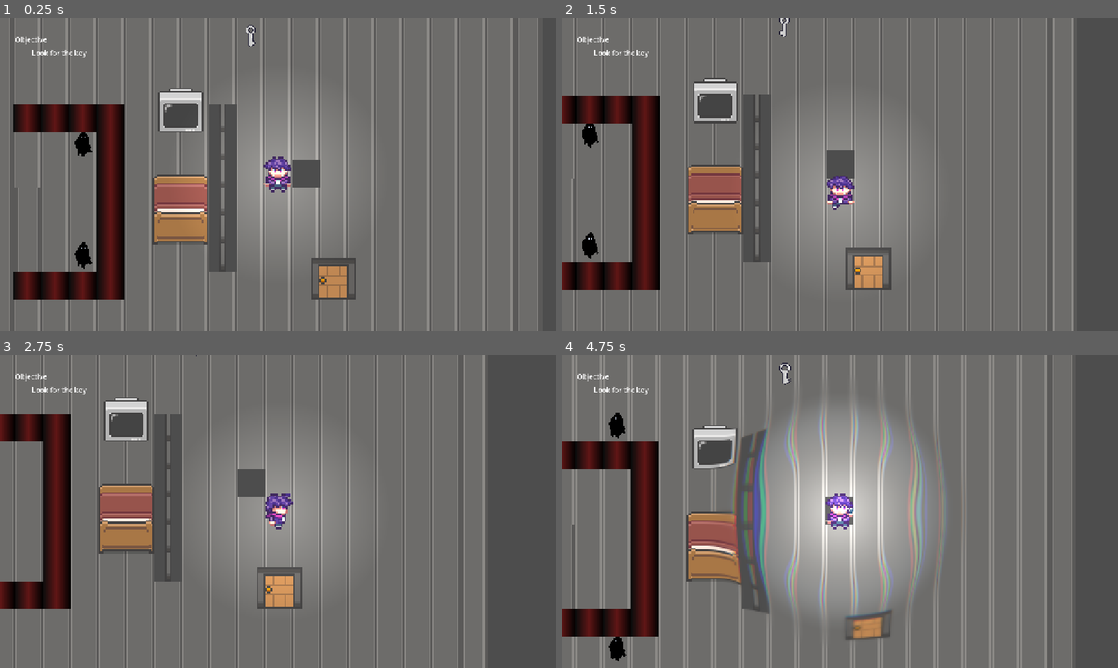
Above: before the commit, frames 1-4 (two rows, left to right).
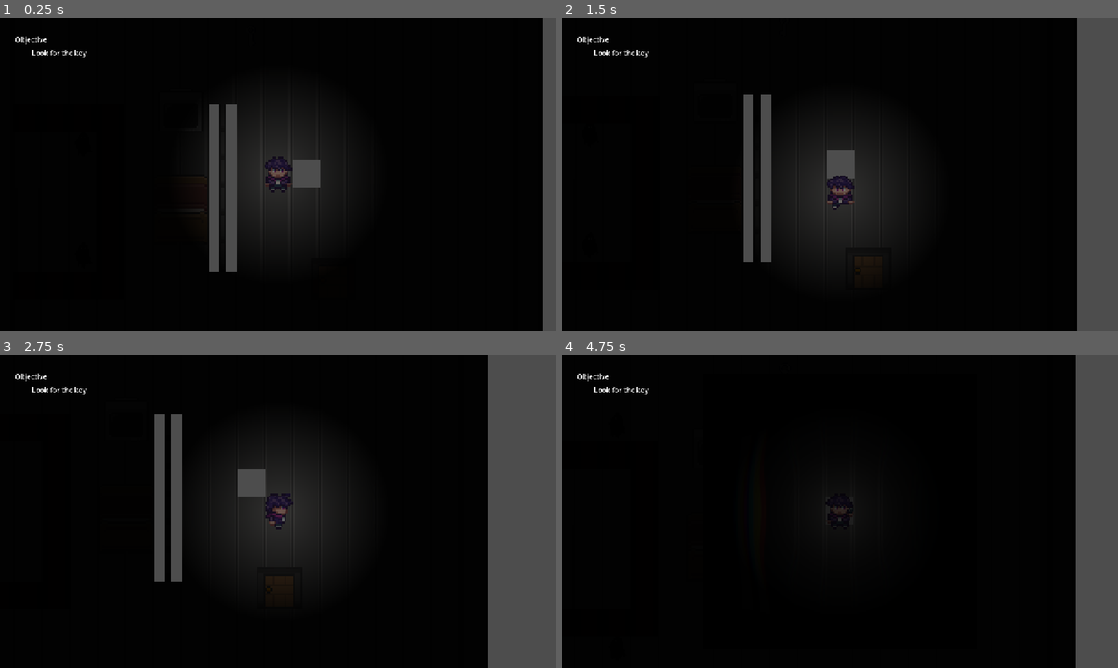
Above: after the commit, the same moments.

Repository: rstricke/Whistlefreeze52
Game: Godot game, scene res://scenes/main.tscn
Two runs of this game, one before a commit and one after it. Both use one fixed random seed, a clock stepped at 60 frames per second and the inputs below.
Inputs:
- Up to frame 1 (0.25 s): no input
- Up to frame 2 (1.5 s): tap Enter at 0.5 s; hold D (move_right) 0.53-1.28 s; tap F (whistle) at 0.6, 1.35 s; hold S (move_down) from 1.28 s (still down)
- Up to frame 3 (2.75 s): release S (move_down) at 2.03 s; hold D (move_right) from 2.03 s (still down); tap F (whistle) at 2.1 s
- Up to frame 4 (4.75 s): release D (move_right) at 2.78 s; hold W (move_up) 2.78-3.53 s; tap F (whistle) at 2.85, 3.6, 4.35 s; hold A (move_left) from 3.53 s (still down)

The runs differ from the first frame. In frame 1, 94% of the frame differs, in the area x 0-98%, y 0-100%; in frame 2, 89%; in frame 3, 84%; in frame 4, 91%.

Commit message:
Whistle CD; stop whistle animation from looping

Diff:
--- a/game/scenes/main.tscn
+++ b/game/scenes/main.tscn
@@ -11141,13 +11141,13 @@
 unlockedDoor = NodePath("DoorContainer/Unlocked")
 
 [node name="CanvasGroup" type="CanvasGroup" parent="." unique_id=1633049487]
-visible = false
 
 [node name="CanvasModulate" type="CanvasModulate" parent="CanvasGroup" unique_id=1222208188]
 color = Color(0.017732391, 0.017732391, 0.01773239, 1)
 
 [node name="Player" parent="." unique_id=398371810 instance=ExtResource("1_o5qli")]
 position = Vector2(64, 0)
+whistle_cd_base = 4
 
 [node name="CanvasLayer" type="CanvasLayer" parent="Player" unique_id=958951663]
 
--- a/game/scenes/player.tscn
+++ b/game/scenes/player.tscn
@@ -280,7 +280,7 @@
 "duration": 1.0,
 "texture": SubResource("AtlasTexture_4gjji")
 }],
-"loop": true,
+"loop": false,
 "name": &"whistling",
 "speed": 9.0
 }]
@@ -298,7 +298,7 @@
 [node name="AnimatedSprite2D" type="AnimatedSprite2D" parent="." unique_id=1853629284]
 scale = Vector2(4, 4)
 sprite_frames = SubResource("SpriteFrames_u2ulf")
-animation = &"walkDown"
+animation = &"whistling"
 
 [node name="CollisionShape2D" type="CollisionShape2D" parent="." unique_id=1207697494]
 shape = SubResource("RectangleShape2D_g2els")
--- a/game/scripts/player.gd
+++ b/game/scripts/player.gd
@@ -5,8 +5,12 @@
 @export var ACCELETARION := 1200.0
 @export var FRICTION := 1000
 @export var whistle_cast: ShapeCast2D
+@export var whistle_cd_base := 3
+@export var whistle_cd := 0
+
 const PULSE_SCENE = preload("res://scenes/effects/pulse.tscn")
 @onready var anim: AnimatedSprite2D = $AnimatedSprite2D
+
 
 # Used to let the parent know that the player's turn has ended
 signal TURN_END
@@ -74,7 +78,8 @@
 			print("Player at position:", position)
 			#end_turn()
 
-	if Input.is_action_just_pressed("whistle"):
+	if Input.is_action_just_pressed("whistle") && whistle_cd <= 0:
+		whistle_cd = whistle_cd_base
 		anim.play("whistling")
 		spawn_pulse()
 		for i in whistle_cast.get_collision_count():
@@ -98,6 +103,7 @@
 	pass
 
 func end_turn() -> void:
+	whistle_cd -= 1
 	player_turn = false
 	TURN_END.emit()
 
Not shown: 1 places in game/scenes/player.tscn that only renumber resources
